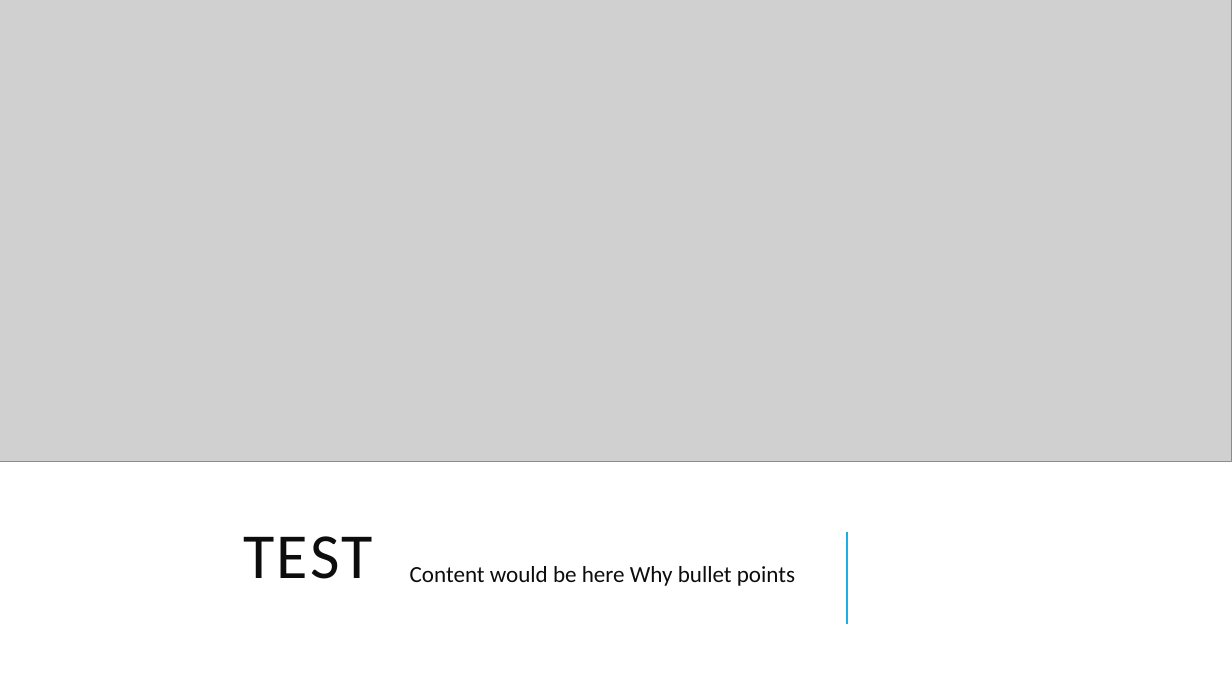
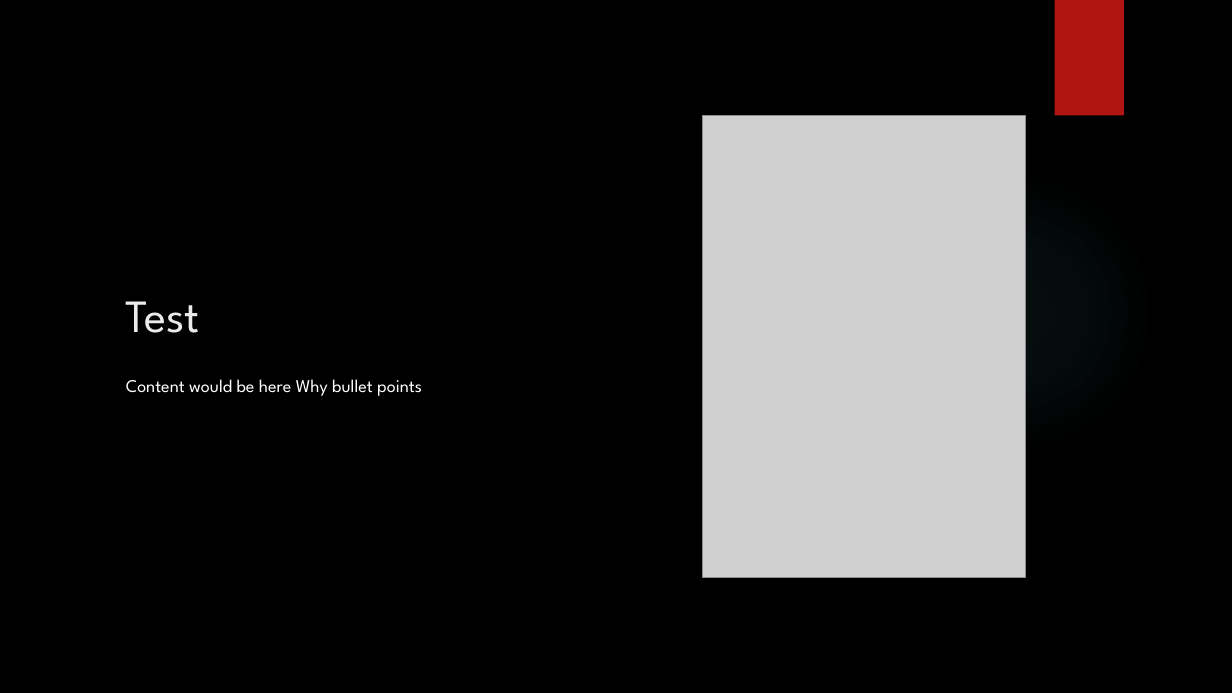
Before and after one commit to COMP2281/software-engineering-group24-25-09, a slide deck: slide 1 of backend/powerpoint/created_slides/test3.pptx. Drawn at 1232x693 pixels with LibreOffice and Linux fonts; fonts in the diff are those of the drawing; grey boxes stand for pictures; background and template pictures are left out. Boxes give left, top, right and bottom in pixels: in the first picture for what was removed or moved away, otherwise in the second. Text is boxed around its words. In the diff, an @@ line names an element or a change of style, - is before the commit and + after.

```diff
--- a/backend/powerpoint/created_slides/test3.pptx
+++ b/backend/powerpoint/created_slides/test3.pptx
@@ background #FFFFFF to picture (left out) @@
@@ rectangle added at box(1055, 0, 1124, 116), fill #B01513 @@
@@ picture: place and size @@
-picture at box(0, 0, 1232, 462)
+picture at box(702, 116, 1026, 578)
@@ ellipse added at box(870, 169, 1154, 454), fill gradient #50B9C1 @@
@@ title "Test" at box(126, 301, 200, 333): vertical alignment middle to bottom @@
@@ title at box(126, 301, 200, 333): text changed; size 50 to 36 pt; font Calibri to League Spartan; text colour #0D0D0D to #EBEBEB @@
-TEST
+Test
@@ text "Content would be here Why ...": place and size @@
-text "Content would be here Why ..." at box(410, 566, 795, 586)
+text "Content would be here Why ..." at box(126, 379, 422, 396)
@@ text "Content would be here Why ..." at box(126, 379, 422, 396): size 18 to 14 pt, font Calibri to League Spartan, text colour #0D0D0D to #FFFFFF; more space between paragraphs; vertical alignment middle to top @@
@@ line removed from (848, 625) to (848, 532) @@
```
Also in this commit, not shown: 3 other files.
